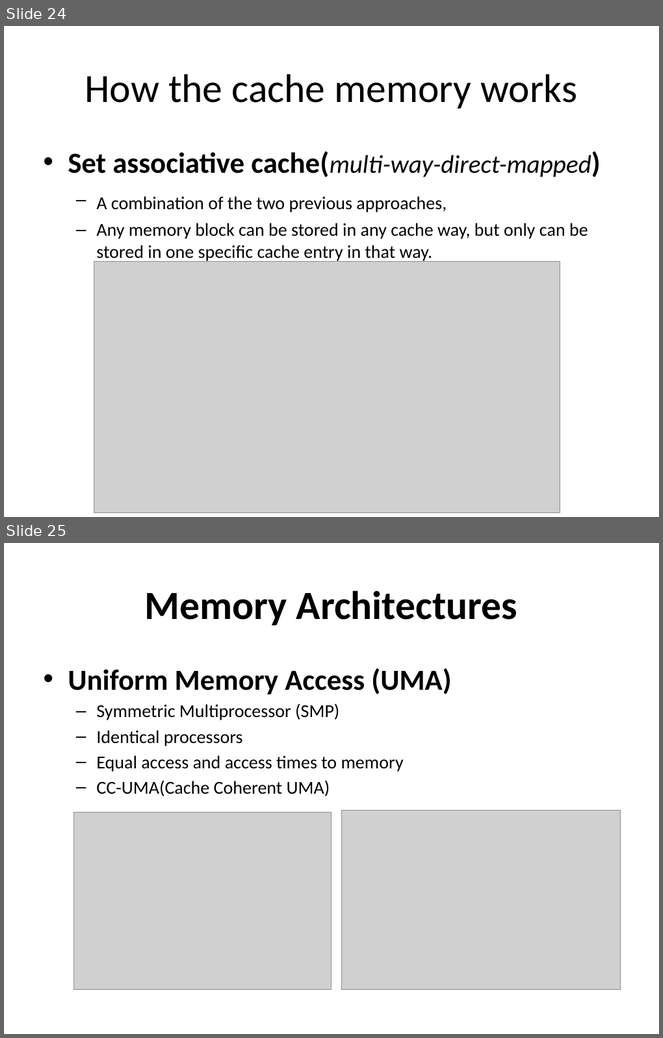
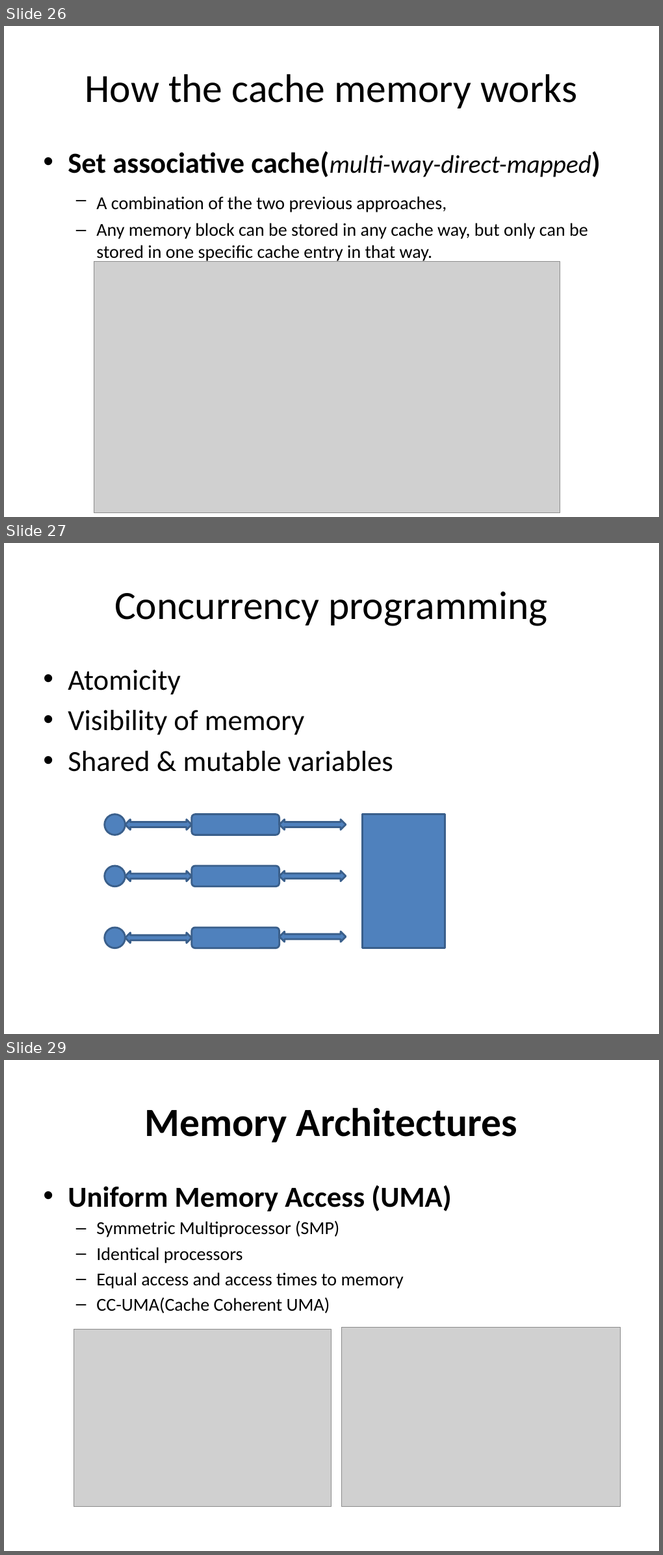
Before and after one commit to guhanjie/Knowledge-sharing, a slide deck: 数据存取模型.pptx. Shown one above the other, each under a label of ours: slides 24 and 25 before the commit, slides 26, 27 and 29 after it; the slides between them are not shown. The pictures are 663x1038 and 663x1555 pixels, drawn with LibreOffice and Linux fonts; fonts in the diff are those of the drawing; grey boxes stand for pictures. Boxes give left, top, right and bottom in pixels: in the first picture for what was removed or moved away, otherwise in the second. Text is boxed around its words. In the diff, an @@ line names an element or a change of style, - is before the commit and + after.

Commit message:
update for data model in memory & disk

```diff
--- a/数据存取模型.pptx
+++ b/数据存取模型.pptx
@@ slide 27 added at (x1=4, y1=543, x2=659, y2=1034), background #FFFFFF @@
@@ title added at (x1=114, y1=591, x2=548, y2=626), 44 pt, text #000000 @@
+Concurrency programming
@@ text added at (x1=68, y1=670, x2=393, y2=772), 32 pt, text #000000 @@
+• Atomicity
+• Visibility of memory
+• Shared & mutable variables
@@ ellipse added at (x1=104, y1=814, x2=125, y2=835), fill #4F81BD, outline #3A5F8C 2 pt @@
@@ rounded rectangle added at (x1=191, y1=814, x2=279, y2=835), fill #4F81BD, outline #3A5F8C 2 pt @@
@@ rectangle added at (x1=362, y1=814, x2=445, y2=948), fill #4F81BD, outline #3A5F8C 2 pt @@
@@ left right arrow added at (x1=125, y1=819, x2=191, y2=830), fill #4F81BD, outline #3A5F8C 2 pt @@
@@ left right arrow added at (x1=279, y1=819, x2=345, y2=830), fill #4F81BD, outline #3A5F8C 2 pt @@
@@ ellipse added at (x1=104, y1=866, x2=125, y2=886), fill #4F81BD, outline #3A5F8C 2 pt @@
@@ left right arrow added at (x1=125, y1=871, x2=191, y2=882), fill #4F81BD, outline #3A5F8C 2 pt @@
@@ rounded rectangle added at (x1=191, y1=866, x2=279, y2=886), fill #4F81BD, outline #3A5F8C 2 pt @@
@@ left right arrow added at (x1=279, y1=871, x2=345, y2=882), fill #4F81BD, outline #3A5F8C 2 pt @@
@@ ellipse added at (x1=104, y1=928, x2=125, y2=948), fill #4F81BD, outline #3A5F8C 2 pt @@
@@ rounded rectangle added at (x1=191, y1=928, x2=279, y2=948), fill #4F81BD, outline #3A5F8C 2 pt @@
@@ left right arrow added at (x1=279, y1=932, x2=345, y2=942), fill #4F81BD, outline #3A5F8C 2 pt @@
@@ left right arrow added at (x1=125, y1=933, x2=191, y2=943), fill #4F81BD, outline #3A5F8C 2 pt @@
@@ what was slide 24 is now slide 26 @@
@@ what was slide 25 is now slide 29 @@
```
Also in this commit, not shown: 6 slides changed, 8 other slides added, 3 slides removed.
